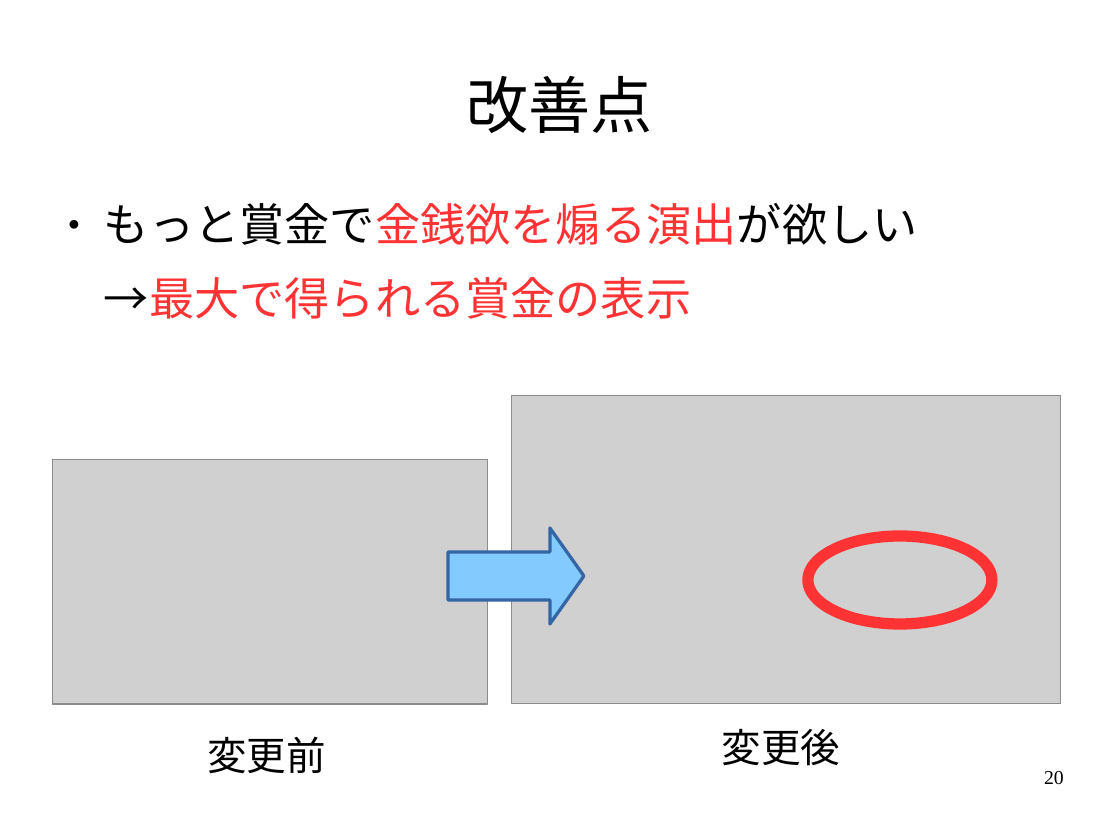
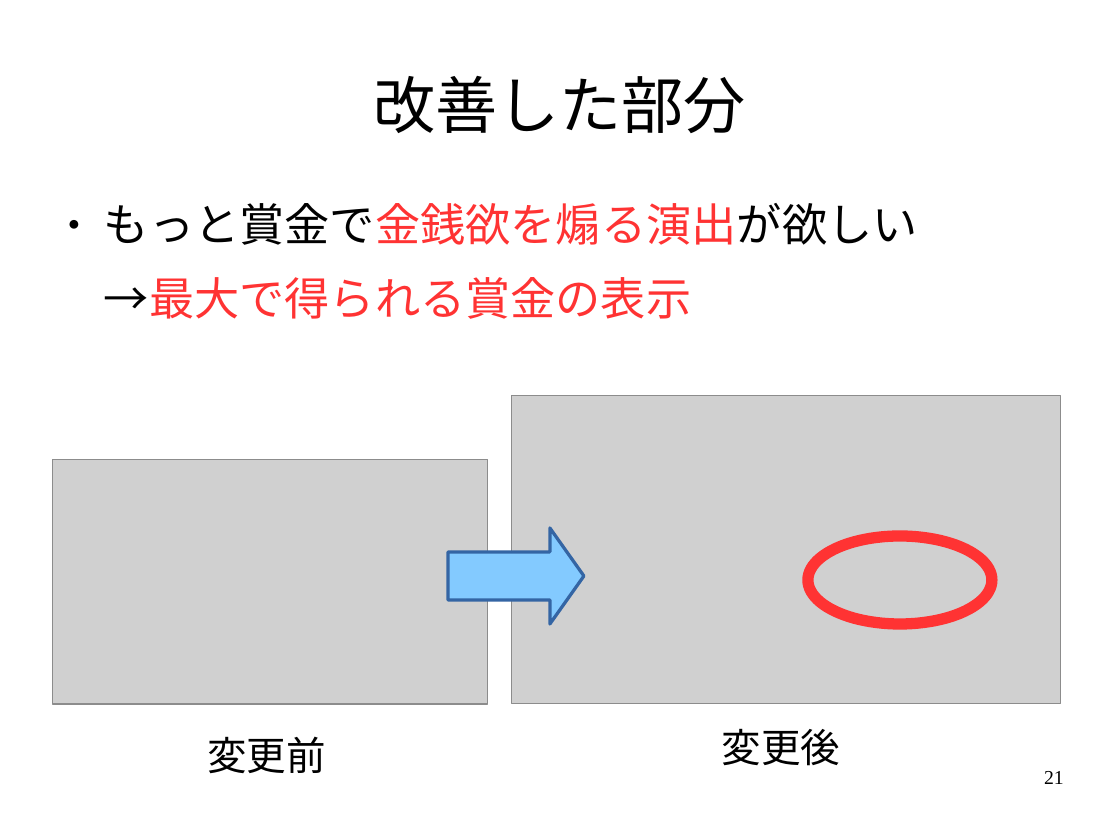
Before and after one commit to Hideya09/Casino, a slide deck: slide 21 of プレゼン資料/ゲーム制作発表.odp (slide 20 before the commit). Drawn at 1120x840 pixels with LibreOffice and Linux fonts; fonts in the diff are those of the drawing; grey boxes stand for pictures. Boxes give left, top, right and bottom in pixels: in the first picture for what was removed or moved away, otherwise in the second. Text is boxed around its words. In the diff, an @@ line names an element or a change of style, - is before the commit and + after.

```diff
--- a/プレゼン資料/ゲーム制作発表.odp
+++ b/プレゼン資料/ゲーム制作発表.odp
@@ title at [373,76,745,133]: text changed @@
-改善点
+改善した部分
@@ page number at [1044,771,1064,784]: text changed @@
-20
+21
```
Also in this commit, not shown: 3 other slides changed, 1 slide added, 6 other files.
